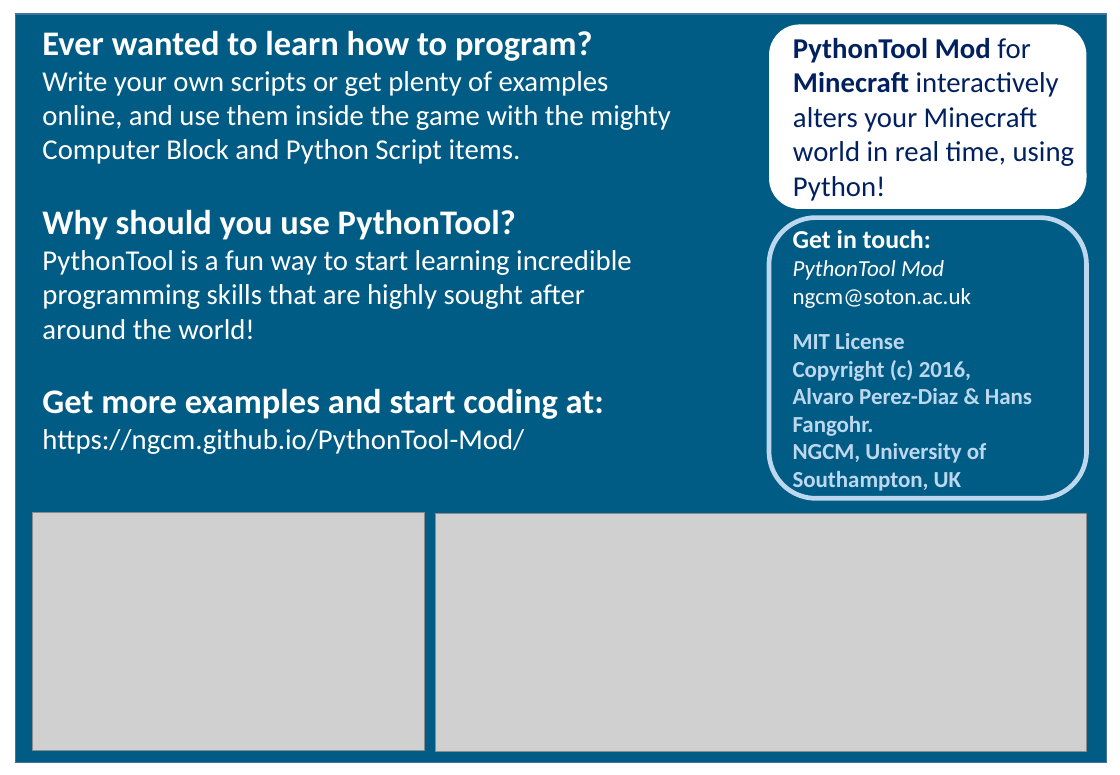
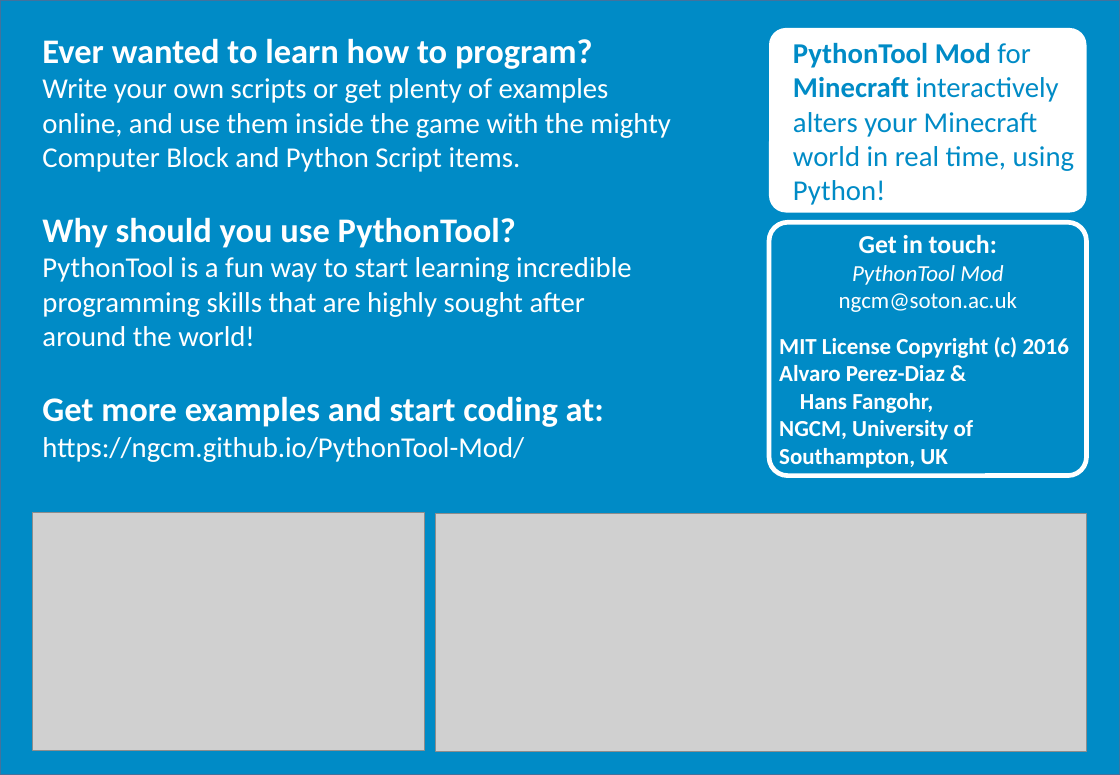
Before and after one commit to alvaropp/PythonTool_outreach, a slide deck: slide 2 of leaflet/brochure_design2.pptx. Drawn at 1120x775 pixels with LibreOffice and Linux fonts; fonts in the diff are those of the drawing; grey boxes stand for pictures. Boxes give left, top, right and bottom in pixels: in the first picture for what was removed or moved away, otherwise in the second. Text is boxed around its words. In the diff, an @@ line names an element or a change of style, - is before the commit and + after.

```diff
--- a/leaflet/brochure_design2.pptx
+++ b/leaflet/brochure_design2.pptx
@@ rectangle: place and size @@
-rectangle at [16,14,1107,763]
+rectangle at [0,0,1120,775]
@@ rectangle at [0,0,1120,775]: fill #005C84 to #008BC6 @@
@@ text "Ever wanted to learn how ...": place and size @@
-text "Ever wanted to learn how ..." at [42,30,671,454]
+text "Ever wanted to learn how ..." at [42,38,671,462]
@@ rounded rectangle at [769,28,1087,213]: proportions changed @@
@@ text "PythonTool Mod for Minecraft interactively ..." at [793,43,1075,205]: text colour #002060 to #008BC6 @@
@@ rounded rectangle: place and size @@
-rounded rectangle at [769,218,1087,500]
+rounded rectangle at [769,222,1087,476]
@@ rounded rectangle at [769,222,1087,476]: outline #BDD7EE 3.25 pt to #FFFFFF 3.25 pt; proportions changed @@
@@ text "Get in touch:" at [839,235,1017,312]: alignment left to centre @@
@@ text "MIT License Copyright (c) 2016": place and size @@
-text "MIT License Copyright (c) 2016" at [793,333,1032,493]
+text "MIT License Copyright (c) 2016" at [779,337,1069,468]
@@ text at [779,337,1069,413]: text changed; text colour #BDD7EE to #FFFFFF @@
-MIT License
-Copyright (c) 2016,
-Alvaro Perez-Diaz & Hans Fangohr.
+MIT License Copyright (c) 2016
+Alvaro Perez-Diaz &
+Hans Fangohr,
@@ text at [779,420,974,468]: text colour #BDD7EE to #FFFFFF in "NGCM, University of Southampton, UK" @@
```
Also in this commit, not shown: 1 other slide changed, 3 other files.
